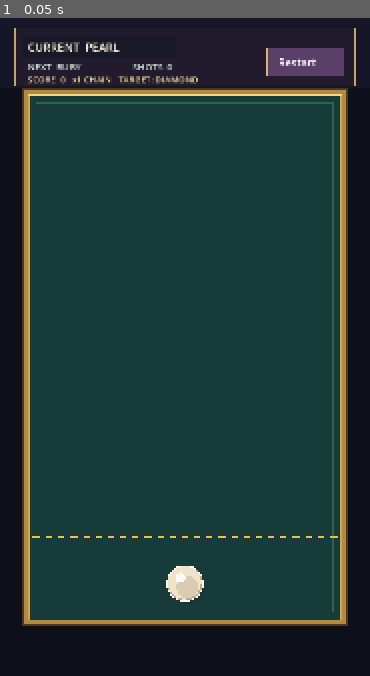
Above: before the commit, frame 1.
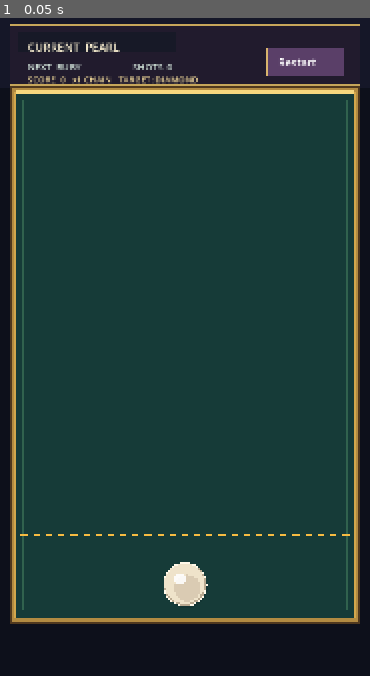
Above: after the commit, the same moment.

Repository: owais6153/game
Game: Godot game, scene res://scenes/Game.tscn
The game is run twice, just before and just after one commit, with the same random seed, the same clock (stepped at 60 frames per second) and the same inputs.
Inputs:
- Up to frame 1 (0.05 s): no input

The runs differ from the first frame. In frame 1, 13% of the frame differs, in the area x 2-98%, y 0-93%.

Commit message:
chore: tune physics and pacing toward reference

Diff:
--- a/scripts/board_simulation.gd
+++ b/scripts/board_simulation.gd
@@ -54,3 +54,12 @@
 		var impulse := -relative_speed * GameConfig.COLLISION_RESTITUTION
 		first.velocity -= normal * impulse
 		second.velocity += normal * impulse
+	# Contact resistance makes clusters slide and settle rather than read as
+	# rigid frictionless billiard balls. It has no merge authority.
+	var post_impact_relative := second.velocity - first.velocity
+	var tangent := post_impact_relative - normal * post_impact_relative.dot(normal)
+	var tangential_impulse := tangent * (GameConfig.COLLISION_TANGENTIAL_FRICTION * 0.5)
+	first.velocity += tangential_impulse
+	second.velocity -= tangential_impulse
+	first.velocity = first.velocity.limit_length(GameConfig.MAX_PIECE_SPEED)
+	second.velocity = second.velocity.limit_length(GameConfig.MAX_PIECE_SPEED)
--- a/scripts/game_config.gd
+++ b/scripts/game_config.gd
@@ -2,38 +2,42 @@
 extends RefCounted
 
 const VIEWPORT_SIZE := Vector2(720.0, 1280.0)
-const BOARD_LEFT := 56.0
-const BOARD_RIGHT := 664.0
-const BOARD_TOP := 150.0
-const BOARD_BOTTOM := 1170.0
-const DANGER_LINE_Y := 1010.0
-const LAUNCH_Y := 1100.0
-const PIECE_RADIUS := 35.0
+const BOARD_LEFT := 30.0
+const BOARD_RIGHT := 690.0
+const BOARD_TOP := 144.0
+const BOARD_BOTTOM := 1166.0
+const DANGER_LINE_Y := 1006.0
+const LAUNCH_Y := 1102.0
+const PIECE_RADIUS := 42.0
 # Gameplay balance v1 — all feel values live here. Keep simulation delta-based.
 # The default/range notes are the approved safe tuning envelope for this prototype.
 const DRAG_HIT_RADIUS_MULTIPLIER := 1.8 # default 1.8; safe 1.5–2.0
-const LAUNCH_SPEED := 1100.0 # default 1100 px/s; safe 1000–1180
-const VELOCITY_DAMPING_PER_SECOND := 285.0 # default 285 px/s²; safe 250–330
-const SLEEP_SPEED := 9.0 # default 9 px/s; safe 7–12
-const SIDE_WALL_RESTITUTION := 0.20 # default 0.20; safe 0.15–0.25
-const TOP_WALL_RESTITUTION := 0.14 # default 0.14; safe 0.10–0.20
-const BOTTOM_WALL_RESTITUTION := 0.10 # default 0.10; safe 0.08–0.14
-const COLLISION_RESTITUTION := 0.48 # equal-mass normal impulse; safe 0.40–0.58
+const LAUNCH_SPEED := 1160.0 # approved parity range 1120–1200
+const VELOCITY_DAMPING_PER_SECOND := 235.0 # approved parity range 210–260
+const SLEEP_SPEED := 11.0 # approved parity range 9–13
+const SIDE_WALL_RESTITUTION := 0.16 # approved parity range 0.12–0.20
+const TOP_WALL_RESTITUTION := 0.10 # approved parity range 0.08–0.14
+const BOTTOM_WALL_RESTITUTION := 0.08 # approved parity range 0.06–0.12
+const COLLISION_RESTITUTION := 0.34 # equal-mass normal impulse; approved parity range 0.28–0.42
+const COLLISION_TANGENTIAL_FRICTION := 0.18 # contact-only rolling resistance; approved range 0.12–0.24
+const MAX_PIECE_SPEED := 1200.0 # containment guard; preserves natural launch/collision speed
 const CONTACT_EPSILON := 1.5
-const SEPARATION_EPSILON := 0.15 # default 0.15 px; safe 0.10–0.30
-const MERGE_PRESENTATION_DURATION := 0.20 # default 0.20 s; safe 0.16–0.26
-const MERGE_SOURCE_PULL_DURATION := 0.10 # default 0.10 s; safe 0.08–0.14
-const MERGE_PULSE_SCALE := 1.22 # default 1.22; safe 1.15–1.30
-const CHAIN_PRESENTATION_STAGGER := 0.07 # default 0.07 s; safe 0.05–0.10
-const NEXT_LAUNCHER_READY_DELAY := 0.08 # default 0.08 s; safe 0.05–0.12
+const SEPARATION_EPSILON := 0.10 # smaller correction avoids visible collision snapping
+const MERGE_PRESENTATION_DURATION := 0.18 # shorter total presentation reduces dead time
+const MERGE_SOURCE_PULL_DURATION := 0.11 # source convergence remains visible but soft
+const MERGE_PULSE_SCALE := 1.18 # a compact bounce rather than an oversized pop
+const MERGE_MOMENTUM_TRANSFER := 0.35 # bounded average of source momentum
+const MERGE_MAX_SPAWN_SPEED := 260.0 # prevents an upgrade from shooting through a cluster
+const CHAIN_PRESENTATION_STAGGER := 0.05 # visual cadence only; merge logic remains immediate
+const NEXT_LAUNCHER_READY_DELAY := 0.04 # only after settled board and presentations complete
 const MERGE_CHAIN_DEPTH_CAP := 6
 const RESTART_RECT := Rect2(520.0, 58.0, 150.0, 54.0)
 const OVERLAY_BUTTON_RECT := Rect2(220.0, 770.0, 280.0, 64.0)
 const OVERLAY_FADE_DURATION := 0.18
 ## Rendering-only layout values. These never feed simulation or collision geometry.
-const HUD_RECT := Rect2(30.0, 20.0, 660.0, 112.0)
-const HUD_PRIMARY_RECT := Rect2(44.0, 36.0, 300.0, 42.0)
-const HUD_SECONDARY_RECT := Rect2(44.0, 84.0, 452.0, 34.0)
+const HUD_RECT := Rect2(20.0, 14.0, 680.0, 116.0)
+const HUD_PRIMARY_RECT := Rect2(34.0, 28.0, 310.0, 40.0)
+const HUD_SECONDARY_RECT := Rect2(34.0, 76.0, 460.0, 32.0)
 const OVERLAY_RECT := Rect2(76.0, 398.0, 568.0, 484.0)
 const SAFE_VISUAL_MARGIN := 24.0
 const TARGET_LEVEL := 5
--- a/scripts/merge_service.gd
+++ b/scripts/merge_service.gd
@@ -55,6 +55,9 @@
 		first.consumed = true; second.consumed = true
 		var midpoint := (first.position + second.position) * 0.5
 		var upgraded := GemPiece.new(id_cursor, first.level + 1, midpoint, first.radius)
+		# Bounded source momentum keeps the merge connected to the impact without
+		# changing contact-only eligibility or allowing a cluster escape.
+		upgraded.velocity = ((first.velocity + second.velocity) * 0.5 * GameConfig.MERGE_MOMENTUM_TRANSFER).limit_length(GameConfig.MERGE_MAX_SPAWN_SPEED)
 		id_cursor += 1
 		spawned.append(upgraded)
 		events.append({"first_position": first.position, "second_position": second.position, "midpoint": midpoint, "level": upgraded.level, "depth": depth})
--- a/tools/run_clean_contact_tests.gd
+++ b/tools/run_clean_contact_tests.gd
@@ -27,6 +27,8 @@
 	_test_overlay_reset()
 	_test_visual_level_mapping()
 	_test_visual_layout_bounds()
+	_test_portrait_board_bounds_and_scale()
+	_test_merge_momentum_is_bounded_and_contained()
 	if failures.is_empty():
 		print("CLEAN_CONTACT_TESTS: PASS")
 		quit(0)
@@ -36,7 +38,7 @@
 		quit(1)
 
 func _piece(id: int, level: int, at_position: Vector2) -> GemPiece:
-	return GemPieceType.new(id, level, at_position, 35.0)
+	return GemPieceType.new(id, level, at_position, GameConfig.PIECE_RADIUS)
 
 func _assert(condition: bool, message: String) -> void:
 	if not condition:
@@ -278,6 +280,25 @@
 	_assert(GameConfig.OVERLAY_BUTTON_RECT.position.y >= GameConfig.OVERLAY_RECT.position.y and GameConfig.OVERLAY_BUTTON_RECT.end.y <= GameConfig.OVERLAY_RECT.end.y, "Overlay action must fit within its panel")
 	_assert(GameConfig.RESTART_RECT.end.x <= GameConfig.HUD_RECT.end.x and GameConfig.RESTART_RECT.position.y >= GameConfig.HUD_RECT.position.y, "Restart control must remain inside the HUD")
 
+func _test_portrait_board_bounds_and_scale() -> void:
+	for portrait_size in [Vector2(720, 1280), Vector2(1080, 1920), Vector2(1440, 2560)]:
+		var scale: float = portrait_size.x / GameConfig.VIEWPORT_SIZE.x
+		_assert(GameConfig.BOARD_LEFT * scale >= 0.0 and GameConfig.BOARD_RIGHT * scale <= portrait_size.x, "Board must fit every supported portrait width")
+		_assert(GameConfig.BOARD_TOP * scale >= GameConfig.HUD_RECT.end.y * scale and GameConfig.BOARD_BOTTOM * scale <= portrait_size.y, "Board must remain below HUD and inside every supported portrait height")
+		_assert(GameConfig.PIECE_RADIUS * 2.0 <= (GameConfig.BOARD_RIGHT - GameConfig.BOARD_LEFT) * 0.20, "Gem scale must leave horizontal cluster room")
+
+func _test_merge_momentum_is_bounded_and_contained() -> void:
+	var first := _piece(1, 1, Vector2(300, 500))
+	var second := _piece(2, 1, Vector2(360, 500))
+	first.velocity = Vector2(900, -600)
+	second.velocity = Vector2(900, -600)
+	var merger := MergeType.new()
+	merger.capture_contact(first, second)
+	var result := merger.resolve([first, second], 100)
+	var upgraded: GemPiece = result.pieces[0]
+	_assert(upgraded.velocity.length() <= GameConfig.MERGE_MAX_SPAWN_SPEED + 0.01, "Upgraded-gem momentum must remain bounded")
+	_assert(upgraded.position.x >= GameConfig.BOARD_LEFT + upgraded.radius and upgraded.position.x <= GameConfig.BOARD_RIGHT - upgraded.radius and upgraded.position.y >= GameConfig.BOARD_TOP + upgraded.radius and upgraded.position.y <= GameConfig.BOARD_BOTTOM - upgraded.radius, "Upgraded gem must spawn inside board bounds")
+
 func _active_launcher_count(items: Array[GemPiece]) -> int:
 	var count := 0
 	for item in items:
Not shown, changed: .gitignore
Not shown, changed: AI_KNOWLEDGE_BASE.md
Not shown, changed: ARCHITECTURE.md
Not shown, changed: CHANGELOG.md
Not shown, changed: CURRENT_STATE.md
Not shown, changed: GAME_SPEC.md
Not shown, added: PHYSICS_PACING_PARITY_V1_REPORT.md
